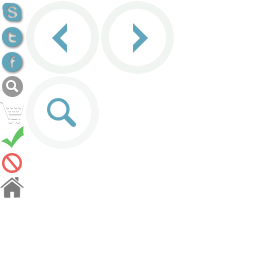
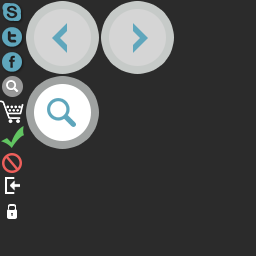
Two versions of the same layered image (256x256). Layer-by-layer changes:
added layer "Layer 6" above "Layer 5" over left=7, top=204, right=17, bottom=219
renamed "Layer 2" to "Layer 5", moved it above "1347435678_picons35", painted on it over left=0, top=177, right=24, bottom=198
showed "Background" over left=0, top=0, right=256, bottom=256
